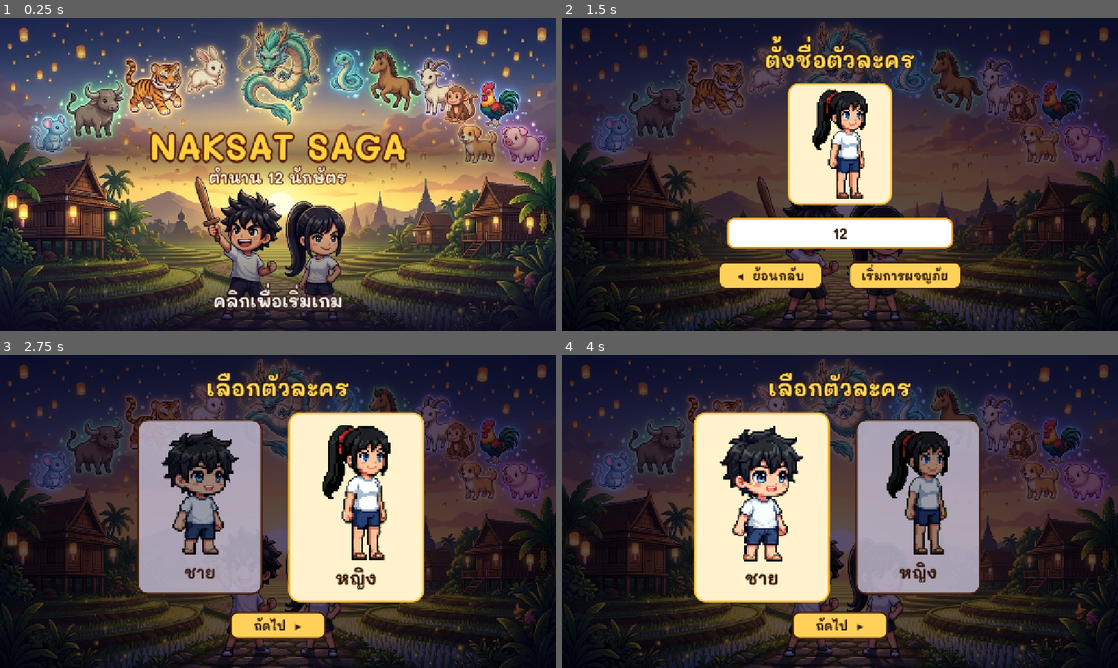
Above: before the commit, frames 1-4 (two rows, left to right).
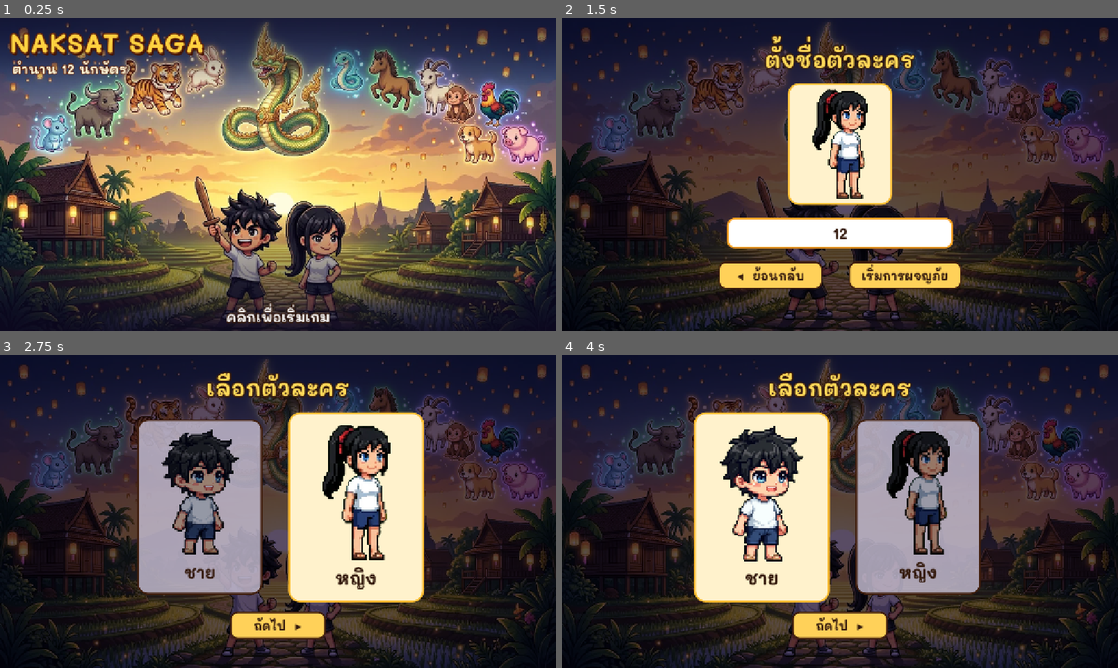
Above: after the commit, the same moments.

Repository: mozila023/naksat-saga
Game: Godot game, scene res://main.tscn
The game is run twice, just before and just after one commit, with the same random seed, the same clock (stepped at 60 frames per second) and the same inputs.
Inputs (mouse positions are in pixels of both pictures, inside the frame that each line leads up to):
- Up to frame 1 (0.25 s): no input
- Up to frame 2 (1.5 s): tap Enter at 0.5 s; move the mouse to (962, 158) at 0.52 s; hold Right (move_right) 0.53-1.25 s; hold C (attack) 0.53-1.25 s; click (962, 158) at 0.67 s; tap Space (jump) at 0.77, 1.07 s; click (840, 233) at 1.27 s; type "12" at 1.35 s
- Up to frame 3 (2.75 s): click "◀ ย้อนกลับ" at 2 s
- Up to frame 4 (4 s): drag from (728, 527) to (812, 574) at 2.77 s; move the mouse to (895, 442) at 3.52 s; hold Left (move_left) from 3.53 s (still down); tap E (form_next) at 3.6 s

The runs differ from the first frame. In frame 1, 25% of the frame differs, in the area x 0-100%, y 0-98%; in frame 2, 1.2%; in frame 3, 1.8%; in frame 4, 1.9%.

Commit message:
ภาพปกใหม่: มะโรงเป็นพญานาค, โลโก้ย้ายไปมุมซ้ายบน
Co-Authored-By: Claude Opus 5.5 <noreply@anthropic.com>
Claude-Session: https://claude.ai/code/session_01J9NCfWgs9eBq1qjdwjHxHL

Diff:
--- a/ui/title/title_screen.gd
+++ b/ui/title/title_screen.gd
@@ -36,22 +36,24 @@
 	# ไล่เงามืดบน-ล่าง ให้ตัวหนังสืออ่านง่าย
 	# (ด้านบนเป็นวงนักษัตร จึงมืดแค่เล็กน้อย ส่วนแถบกลางที่มีโลโก้มืดลงให้อ่านง่าย)
 	_root.add_child(_shade(Color(0.05, 0.03, 0.12, 0.25), Color(0.05, 0.03, 0.12, 0.0), 0.0, 0.3))
-	_root.add_child(_band(0.33, 0.54))
+	_root.add_child(_shade(Color(0.05, 0.03, 0.12, 0.5), Color(0.05, 0.03, 0.12, 0.0), 0.0, 0.22))
 	_root.add_child(_shade(Color(0.05, 0.03, 0.12, 0.0), Color(0.05, 0.03, 0.12, 0.85), 0.62, 1.0))
 
 	# โลโก้ชื่อเกม
 	_logo = Control.new()
-	_logo.set_anchors_preset(Control.PRESET_CENTER_TOP)
+	_logo.set_anchors_preset(Control.PRESET_TOP_LEFT)
 	_logo.mouse_filter = Control.MOUSE_FILTER_IGNORE
 	_root.add_child(_logo)
-	# วางโลโก้ใต้วงนักษัตร (ไม่บังมังกรตรงกลางบน) เหนือหัวตัวเอก
-	_logo.add_child(_text("NAKSAT SAGA", 82, Color(0.25, 0.08, 0.02), Vector2(-640, 242), 0, Color.BLACK))
-	_logo.add_child(_text("NAKSAT SAGA", 82, Color(1.0, 0.82, 0.25), Vector2(-640, 236), 16, Color(0.35, 0.12, 0.04)))
-	_logo.add_child(_text("ตำนาน 12 นักษัตร", 36, Color(1.0, 0.97, 0.85), Vector2(-640, 338), 10, Color(0.35, 0.12, 0.04)))
+	# โลโก้มุมซ้ายบน (กลางภาพเป็นวงนักษัตร มีพญานาคอยู่กลาง และตัวเอก 2 คนอยู่ล่าง ห้ามบัง)
+	for t in [_text("NAKSAT SAGA", 62, Color(0.25, 0.08, 0.02), Vector2(4, 6), 0, Color.BLACK),
+			_text("NAKSAT SAGA", 62, Color(1.0, 0.82, 0.25), Vector2(0, 0), 14, Color(0.35, 0.12, 0.04)),
+			_text("ตำนาน 12 นักษัตร", 30, Color(1.0, 0.97, 0.85), Vector2(6, 82), 9, Color(0.35, 0.12, 0.04))]:
+		t.horizontal_alignment = HORIZONTAL_ALIGNMENT_LEFT
+		_logo.add_child(t)
 
-	_prompt = _text("คลิกเพื่อเริ่มเกม", 40, Color.WHITE, Vector2(-640, -150), 10, Color(0.2, 0.1, 0.05))
+	_prompt = _text("คลิกเพื่อเริ่มเกม", 32, Color.WHITE, Vector2(-640, -150), 10, Color(0.2, 0.1, 0.05))
 	_prompt.set_anchors_preset(Control.PRESET_CENTER_BOTTOM)
-	_prompt.position = Vector2(-640, -96)
+	_prompt.position = Vector2(-640, -54)
 	_root.add_child(_prompt)
 
 
@@ -137,9 +139,10 @@
 	var vs := _root.get_viewport_rect().size
 	var sc := maxf(vs.x / 1280.0, vs.y / 715.0)
 	var top := (vs.y - 715.0 * sc) * 0.5
-	var logo_sc := minf(sc, vs.x / 960.0)  # จอแคบ (แนวตั้ง) ย่อโลโก้ให้พอดีความกว้าง
+	var left := (vs.x - 1280.0 * sc) * 0.5
+	var logo_sc := minf(sc, (vs.x - 40.0) / 480.0)  # จอแคบ (แนวตั้ง) ย่อโลโก้ให้พอดีความกว้าง
 	_logo.scale = Vector2(logo_sc, logo_sc)
-	_logo.position.y = top + 236.0 * (sc - logo_sc) + sin(_t * 1.6) * 6.0 * sc
+	_logo.position = Vector2(maxf(left + 26.0 * sc, 20.0), top + 12.0 * sc + sin(_t * 1.6) * 4.0 * sc)
 
 
 func _input(event: InputEvent) -> void:
--- a/utilities/zodiac.gd
+++ b/utilities/zodiac.gd
@@ -38,7 +38,7 @@
 		],
 		"win": "ใจเด็ดสมเป็นนักสู้! พลังปีขาลเป็นของเจ้าแล้ว รับชิ้นส่วนของข้าไปให้ช่างตีเป็นชุดได้"},
 	{"id": "rabbit", "year": "เถาะ", "animal": "กระต่าย", "level": 40, "ready": false},
-	{"id": "dragon", "year": "มะโรง", "animal": "มังกร", "level": 50, "ready": false},
+	{"id": "naga", "year": "มะโรง", "animal": "พญานาค", "level": 50, "ready": false},
 	{"id": "snake", "year": "มะเส็ง", "animal": "งูเล็ก", "level": 60, "ready": false},
 	{"id": "horse", "year": "มะเมีย", "animal": "ม้า", "level": 70, "ready": false},
 	{"id": "goat", "year": "มะแม", "animal": "แพะ", "level": 80, "ready": false},
Binary file changed: assets/art/title.png
Not shown, changed: CLAUDE.md
